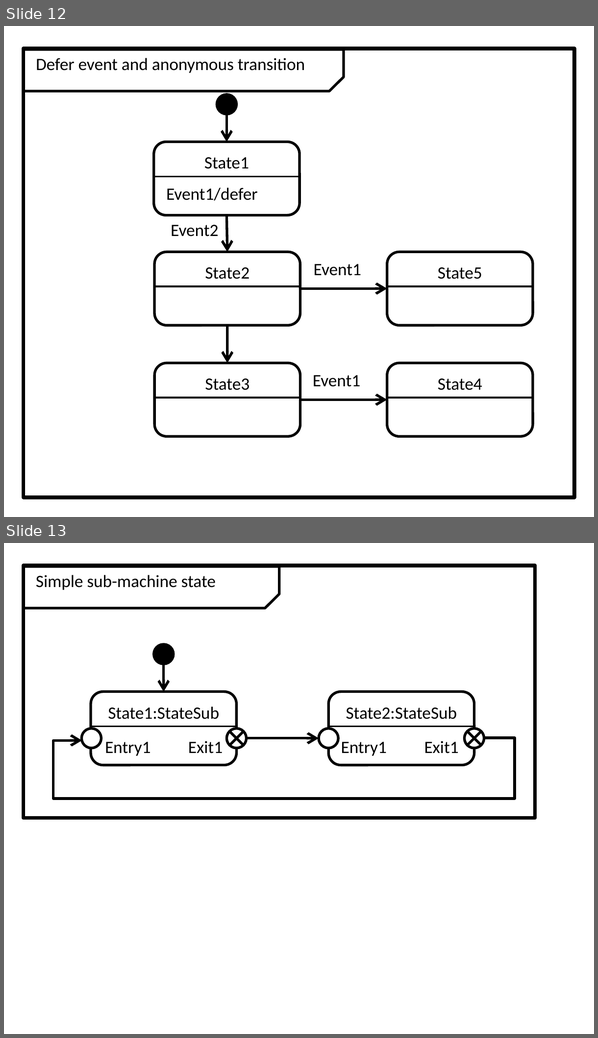
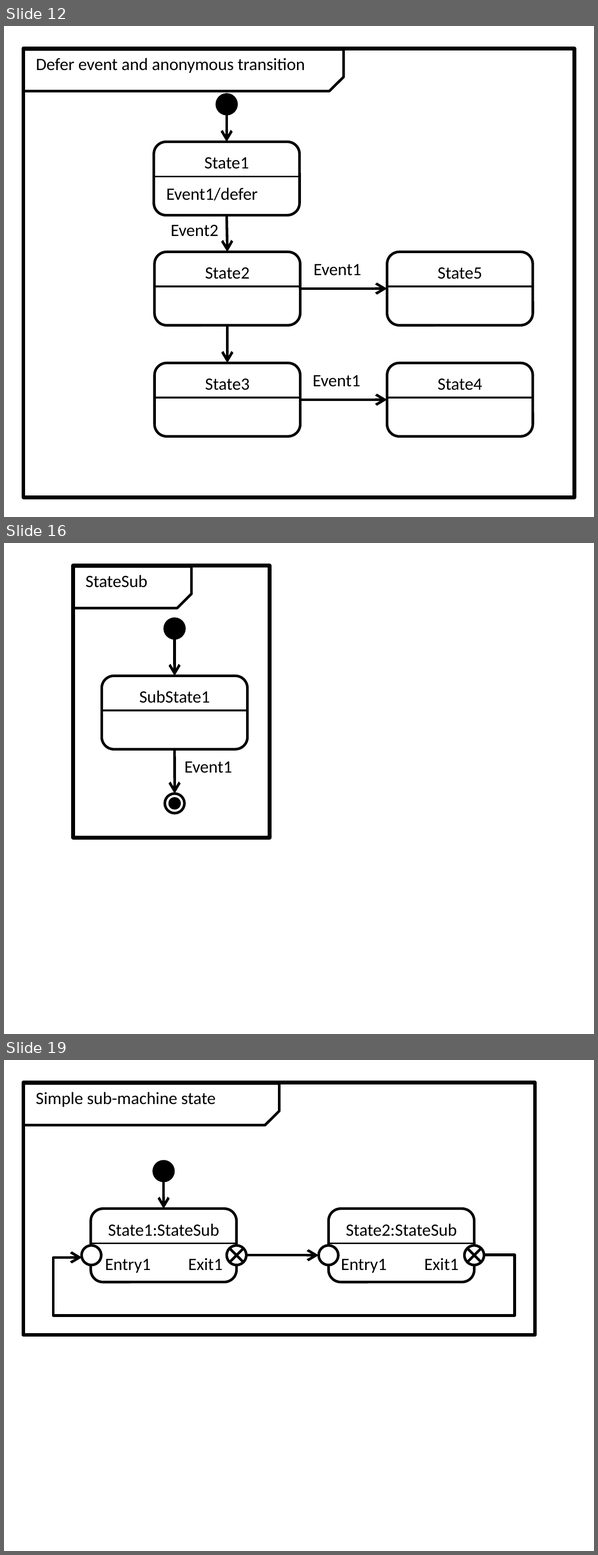
Before and after one commit to redboltz/cpp_sample, a slide deck: boost_training/msm/fig.pptx. Shown one above the other, each under a label of ours: slides 12 and 13 before the commit, slides 12, 16 and 19 after it; the slides between them are not shown. The pictures are 598x1038 and 598x1555 pixels, drawn with LibreOffice and Linux fonts; fonts in the diff are those of the drawing. Boxes give left, top, right and bottom in pixels: in the first picture for what was removed or moved away, otherwise in the second. Text is boxed around its words. In the diff, an @@ line names an element or a change of style, - is before the commit and + after.

Commit message:
Modified sub state machine diagrams.

```diff
--- a/boost_training/msm/fig.pptx
+++ b/boost_training/msm/fig.pptx
@@ slide 16 added at bbox=[4, 543, 594, 1034], background #FFFFFF @@
@@ rectangle added at bbox=[73, 566, 269, 837], outline #000000 2.25 pt @@
@@ snip rect added at bbox=[73, 567, 191, 608], outline #000000 1.5 pt @@
@@ text added at bbox=[85, 575, 147, 588], 10 pt, text #000000 @@
+StateSub
@@ ellipse added at bbox=[165, 619, 185, 639], fill #000000, outline #000000 1.5 pt @@
@@ arrow added from (175, 639) to (175, 676), #000000 1.5 pt @@
@@ rounded rectangle added at bbox=[102, 676, 247, 750], outline #000000 1.5 pt, 10 pt, text #000000 @@
+SubState1
@@ line added from (102, 710) to (247, 710), #000000 1 pt @@
@@ arrow added from (175, 749) to (175, 794), #000000 1.5 pt @@
@@ text added at bbox=[184, 762, 232, 773], 10 pt, text #000000 @@
+Event1
@@ ellipse added at bbox=[165, 794, 185, 813], fill #FFFFFF, outline #000000 1.5 pt @@
@@ ellipse added at bbox=[170, 799, 180, 809], fill #000000, outline #000000 1.5 pt @@
@@ what was slide 13 is now slide 19 @@
```
Also in this commit, not shown: 5 other slides added, 9 other files.
